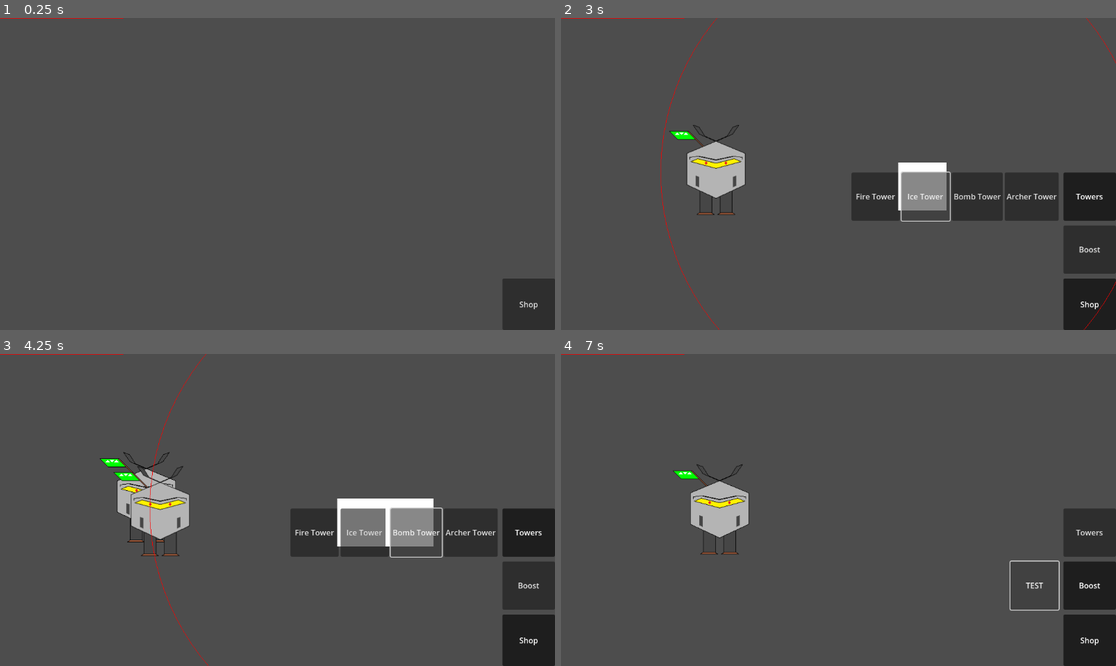
Above: before the commit, frames 1-4 (two rows, left to right).
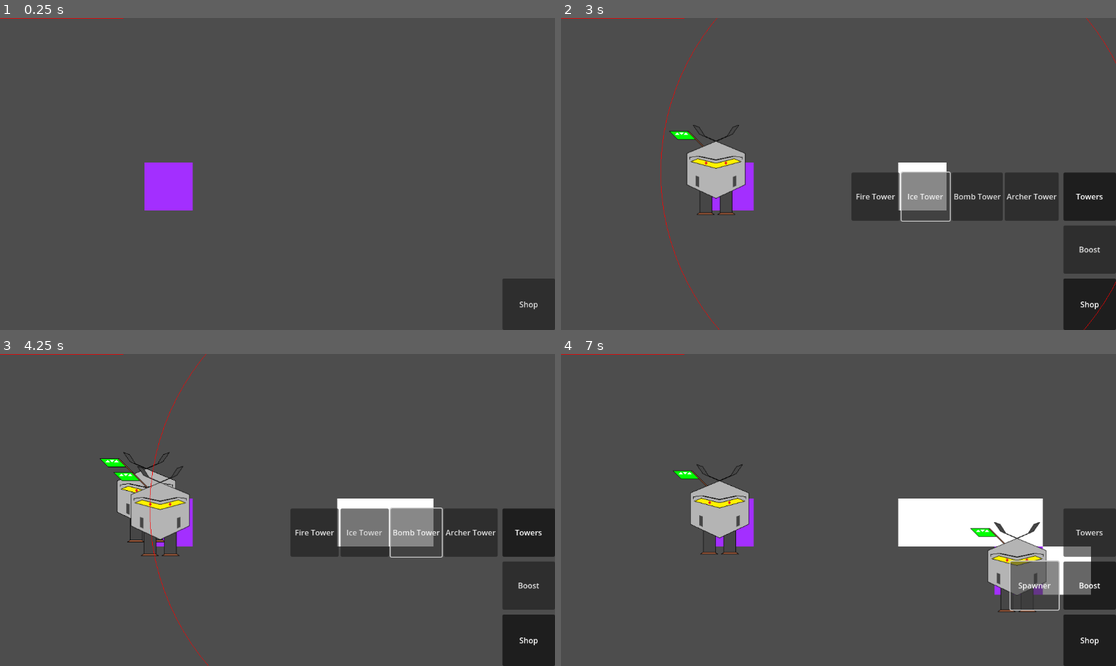
Above: after the commit, the same moments.

Repository: m-conti/melonjam2023
Game: Godot game, scene res://map.tscn
The game is run twice, just before and just after one commit, with the same random seed, the same clock (stepped at 60 frames per second) and the same inputs.
Inputs (mouse positions are in pixels of both pictures, inside the frame that each line leads up to):
- Up to frame 1 (0.25 s): no input
- Up to frame 2 (3 s): click "Shop" at 0.5 s; click "Towers" at 1.25 s; click "Fire Tower" at 2 s; click "Ice Tower" at 2.75 s
- Up to frame 3 (4.25 s): click "Bomb Tower" at 3.5 s
- Up to frame 4 (7 s): click "Archer Tower" at 4.25 s; click "Boost" at 5 s; click (1032, 584) at 5.75 s, where only the run before the commit has a clickable "TEST"; click (1032, 584) at 6.5 s, where only the run after the commit has a clickable "Spawner"

The runs differ from the first frame. In frame 1, 1.3% of the frame differs, in the area x 26-35%, y 46-62%; in frame 2, 0.5%; in frame 3, 0.4%; in frame 4, 7.0%, in the area x 27-96%, y 46-83%.

Commit message:
fix find_parent("Map") add spawner placement

Diff:
--- a/Enemies/Enemy.gd
+++ b/Enemies/Enemy.gd
@@ -7,7 +7,7 @@
 
 @export var fly: bool = false
 
-@onready var map: Map = find_parent("Map")
+@onready var map: Map = get_parent()
 var path_idx: int = 0
 var path: PackedVector2Array = PackedVector2Array()
 
--- a/Enemies/Spawner.tscn
+++ /dev/null
@@ -1,11 +0,0 @@
-[gd_scene load_steps=3 format=3 uid="uid://pwltt60ecspc"]
-
-[ext_resource type="Script" path="res://Enemies/Spawner.gd" id="1_6oa2b"]
-[ext_resource type="PackedScene" uid="uid://tjxq8at77e7b" path="res://Enemies/Enemies/Zombie.tscn" id="2_p7l6v"]
-
-[node name="Spawner" type="Node2D"]
-script = ExtResource("1_6oa2b")
-enemy = ExtResource("2_p7l6v")
-
-[node name="Timer" type="Timer" parent="."]
-autostart = true
--- a/Enemies/Spawner.gd
+++ b/Entities/Spawner.gd
@@ -3,14 +3,13 @@
 
 @export var cooldown: float = 2. # in second
 @export var enemy: PackedScene
-@onready var map: Map = find_parent("Map")
 
 
 func spawn():
 	var new_enemy: Enemy = enemy.instantiate()
 	new_enemy.init(PackedVector2Array([Vector2(1, 1), Vector2(1, 5), Vector2(5, 5), Vector2(5, 1)]))
 
-	map.add_child(new_enemy)
+	get_parent().add_child(new_enemy)
 	new_enemy.position = position
 
 
--- /dev/null
+++ b/Entities/Spawner.tscn
@@ -0,0 +1,22 @@
+[gd_scene load_steps=5 format=3 uid="uid://pwltt60ecspc"]
+
+[ext_resource type="Script" path="res://Entities/Spawner.gd" id="1_6oa2b"]
+[ext_resource type="PackedScene" uid="uid://tjxq8at77e7b" path="res://Enemies/Enemies/Zombie.tscn" id="2_p7l6v"]
+
+[sub_resource type="Gradient" id="Gradient_chxqw"]
+colors = PackedColorArray(0.643137, 0.188235, 1, 1, 0.643137, 0.188235, 1, 1)
+
+[sub_resource type="GradientTexture1D" id="GradientTexture1D_ipmqn"]
+gradient = SubResource("Gradient_chxqw")
+width = 1
+
+[node name="Spawner" type="Node2D"]
+script = ExtResource("1_6oa2b")
+enemy = ExtResource("2_p7l6v")
+
+[node name="Timer" type="Timer" parent="."]
+autostart = true
+
+[node name="Sprite2D" type="Sprite2D" parent="."]
+scale = Vector2(100, 100)
+texture = SubResource("GradientTexture1D_ipmqn")
--- a/Entities/Tower.gd
+++ b/Entities/Tower.gd
@@ -5,7 +5,7 @@
 @export var attack_cooldown: float = 1.0
 @onready var timer: Timer = $Timer
 @export var attacking_type: EAttackingType
-@onready var map: Map = find_parent("Map")
+@onready var map: Map = get_parent().map
 @export var price: int = 100
 
 
@@ -82,7 +82,6 @@
 	if not can_be_placed(pos):
 		return
 
-	modulate = Color.WHITE
 	map.grid[pos.x][pos.y] = self
 	has_been_placed.emit(pos)
 	timer.start(attack_cooldown)
--- a/HUD/Buttons/MenuBar.gd
+++ b/HUD/Buttons/MenuBar.gd
@@ -13,7 +13,7 @@
 
 
 func _on_toggled(button_pressed):
-	get_node("BoxContainer").visible = button_pressed
+	$BoxContainer.visible = button_pressed
 
 
 func _on_button_pressed():
--- /dev/null
+++ b/HUD/Buttons/PlaceOnMap.gd
@@ -0,0 +1,52 @@
+extends Button
+class_name PlaceOnMap
+
+@export var instance: PackedScene
+var ghost: Node2D = null
+@onready var map: Map = $"../../../../../.."
+
+
+func _on_pressed():
+	ghost = instance.instantiate()
+	ghost.modulate = Color(Color.WHITE, 0.5)
+
+	add_child(ghost)
+
+
+func _process(delta_time):
+	if ghost == null:
+		return
+
+	var mouse_pos: Vector2i = map.tilemap.local_to_map(get_viewport().get_mouse_position())
+
+	if not can_be_placed(mouse_pos):
+		ghost.visible = false
+		return
+
+	ghost.visible = true
+	ghost.global_position = map.tilemap.map_to_local(mouse_pos)
+	queue_redraw()
+
+
+func _input(event):
+	if ghost == null:
+		return
+
+	if event is InputEventMouseButton:
+		if event.button_index == MOUSE_BUTTON_LEFT:
+			place_on_map(map.tilemap.local_to_map(event.position))
+			ghost = null
+
+		elif event.button_index == MOUSE_BUTTON_RIGHT:
+			ghost.queue_free()
+			ghost = null
+
+		queue_redraw()
+
+
+func can_be_placed(pos: Vector2i) -> bool:
+	return false
+
+
+func place_on_map(pos: Vector2i):
+	pass
--- a/HUD/Buttons/ShopButton.gd
+++ /dev/null
@@ -1,54 +0,0 @@
-class_name ShopButton
-extends Button
-
-
-@export var tower_instance: PackedScene
-var ghost_tower: Tower = null
-@onready var map: Map = find_parent("Map")
-
-
-func _on_pressed():
-	var new_tower: Tower = tower_instance.instantiate()
-
-	new_tower.modulate = Color(Color.WHITE, 0.5)
-
-	ghost_tower = new_tower
-	add_child(new_tower)
-
-
-func _process(delta_time):
-	if ghost_tower == null:
-		return
-
-	var mouse_pos: Vector2i = map.tilemap.local_to_map(get_viewport().get_mouse_position())
-
-	if not ghost_tower.can_be_placed(mouse_pos):
-		ghost_tower.visible = false
-		return
-
-	ghost_tower.visible = true
-	ghost_tower.global_position = map.tilemap.map_to_local(mouse_pos)
-	queue_redraw()
-
-
-func _input(event):
-	if ghost_tower == null:
-		return
-
-	if event is InputEventMouseButton:
-		if event.button_index == MOUSE_BUTTON_LEFT:
-			ghost_tower.place_tower(map.tilemap.local_to_map(event.position))
-			ghost_tower = null
-
-		elif event.button_index == MOUSE_BUTTON_RIGHT:
-			ghost_tower.queue_free()
-			ghost_tower = null
-
-		queue_redraw()
-
-
-func _draw():
-	if ghost_tower == null:
-		return
-
-	draw_arc(ghost_tower.position, ghost_tower.get_node("Area2D/CollisionShape2D").shape.radius, 0., TAU, 100, Color.RED)
--- /dev/null
+++ b/HUD/Buttons/SpawnerButton.gd
@@ -0,0 +1,11 @@
+extends PlaceOnMap
+class_name SpawnerButton
+
+
+func can_be_placed(pos: Vector2i) -> bool:
+	return map.is_in_grid(pos) and map.grid[pos.x][pos.y] == null
+
+
+func place_on_map(pos: Vector2i):
+	ghost.modulate = Color.WHITE
+	map.add_at_pos(ghost, pos)
--- /dev/null
+++ b/HUD/Buttons/TowerButton.gd
@@ -0,0 +1,19 @@
+extends PlaceOnMap
+class_name TowerButton
+
+
+func can_be_placed(pos: Vector2i) -> bool:
+	return ghost.can_be_placed(pos)
+
+
+func place_on_map(pos: Vector2i):
+	ghost.modulate = Color.WHITE
+	ghost.place_tower(pos)
+	ghost.reparent(map)
+
+
+func _draw():
+	if ghost == null:
+		return
+
+	draw_arc(ghost.position, ghost.get_node("Area2D/CollisionShape2D").shape.radius, 0., TAU, 100, Color.RED)
--- a/HUD/HUD.tscn
+++ b/HUD/HUD.tscn
@@ -1,12 +1,14 @@
-[gd_scene load_steps=14 format=3 uid="uid://dr5tn4o0pbc0o"]
+[gd_scene load_steps=16 format=3 uid="uid://dr5tn4o0pbc0o"]
 
-[ext_resource type="Script" path="res://HUD/Buttons/ShopButton.gd" id="1_4tfwb"]
 [ext_resource type="Script" path="res://HUD/Buttons/MenuBar.gd" id="1_vcj4m"]
 [ext_resource type="ButtonGroup" uid="uid://pevhaqpsd8fq" path="res://HUD/Buttons/SubShop.tres" id="2_2hxj8"]
+[ext_resource type="Script" path="res://HUD/Buttons/TowerButton.gd" id="3_yfwwx"]
 [ext_resource type="PackedScene" uid="uid://cnkovvaqbfwqo" path="res://Towers/FireTower.tscn" id="4_n7tev"]
 [ext_resource type="PackedScene" uid="uid://cuhygbww0otik" path="res://Towers/IceTower.tscn" id="5_tdlmk"]
 [ext_resource type="PackedScene" uid="uid://cgiry6ketavbj" path="res://Towers/BombTower.tscn" id="6_158jl"]
 [ext_resource type="PackedScene" uid="uid://7pnedj7wsgrh" path="res://Towers/ArcherTower.tscn" id="7_pdln5"]
+[ext_resource type="Script" path="res://HUD/Buttons/SpawnerButton.gd" id="8_ok5js"]
+[ext_resource type="PackedScene" uid="uid://pwltt60ecspc" path="res://Entities/Spawner.tscn" id="9_f0wej"]
 
 [sub_resource type="Gradient" id="Gradient_0lmct"]
 colors = PackedColorArray(1, 1, 1, 1, 1, 1, 1, 1)
@@ -73,32 +75,32 @@
 layout_mode = 2
 size_flags_vertical = 3
 text = "Fire Tower"
-script = ExtResource("1_4tfwb")
-tower_instance = ExtResource("4_n7tev")
+script = ExtResource("3_yfwwx")
+instance = ExtResource("4_n7tev")
 
 [node name="Ice Tower" type="Button" parent="Shop/BoxContainer/Towers/BoxContainer"]
 custom_minimum_size = Vector2(100, 2.08165e-12)
 layout_mode = 2
 size_flags_vertical = 3
 text = "Ice Tower"
-script = ExtResource("1_4tfwb")
-tower_instance = ExtResource("5_tdlmk")
+script = ExtResource("3_yfwwx")
+instance = ExtResource("5_tdlmk")
 
 [node name="Bomb Tower" type="Button" parent="Shop/BoxContainer/Towers/BoxContainer"]
 custom_minimum_size = Vector2(100, 2.08165e-12)
 layout_mode = 2
 size_flags_vertical = 3
 text = "Bomb Tower"
-script = ExtResource("1_4tfwb")
-tower_instance = ExtResource("6_158jl")
+script = ExtResource("3_yfwwx")
+instance = ExtResource("6_158jl")
 
 [node name="Archer Tower" type="Button" parent="Shop/BoxContainer/Towers/BoxContainer"]
 custom_minimum_size = Vector2(100, 2.08165e-12)
 layout_mode = 2
 size_flags_vertical = 3
 text = "Archer Tower"
-script = ExtResource("1_4tfwb")
-tower_instance = ExtResource("7_pdln5")
+script = ExtResource("3_yfwwx")
+instance = ExtResource("7_pdln5")
 
 [node name="Boost" type="Button" parent="Shop/BoxContainer"]
 custom_minimum_size = Vector2(2.08165e-12, 100)
@@ -117,12 +119,13 @@
 offset_right = -10.0
 grow_horizontal = 0
 
-[node name="Button" type="Button" parent="Shop/BoxContainer/Boost/BoxContainer"]
+[node name="Spawner" type="Button" parent="Shop/BoxContainer/Boost/BoxContainer"]
 custom_minimum_size = Vector2(100, 2.08165e-12)
 layout_mode = 2
 size_flags_vertical = 3
-text = "TEST"
-script = ExtResource("1_4tfwb")
+text = "Spawner"
+script = ExtResource("8_ok5js")
+instance = ExtResource("9_f0wej")
 
 [node name="TextureProgressBar" type="TextureProgressBar" parent="."]
 offset_right = 494.0
@@ -138,3 +141,4 @@
 [connection signal="pressed" from="Shop/BoxContainer/Towers/BoxContainer/Bomb Tower" to="Shop/BoxContainer/Towers/BoxContainer/Bomb Tower" method="_on_pressed"]
 [connection signal="pressed" from="Shop/BoxContainer/Towers/BoxContainer/Archer Tower" to="Shop/BoxContainer/Towers/BoxContainer/Archer Tower" method="_on_pressed"]
 [connection signal="toggled" from="Shop/BoxContainer/Boost" to="Shop/BoxContainer/Boost" method="_on_toggled"]
+[connection signal="pressed" from="Shop/BoxContainer/Boost/BoxContainer/Spawner" to="Shop/BoxContainer/Boost/BoxContainer/Spawner" method="_on_pressed"]
--- a/Map.gd
+++ b/Map.gd
@@ -24,7 +24,7 @@
 
 
 func _ready():
-	var spawner: Spawner = load("res://Enemies/Spawner.tscn").instantiate()
+	var spawner: Spawner = load("res://Entities/Spawner.tscn").instantiate()
 	add_at_pos(spawner, Vector2i(3, 3))
 
 
@@ -41,5 +41,10 @@
 		return
 
 	grid[pos.x][pos.y] = object
-	add_child(object)
+
+	if object.get_parent() == null:
+		add_child(object)
+	else:
+		object.reparent(self)
+
 	object.position = tilemap.map_to_local(pos)
--- /dev/null
+++ b/Powers/PlaceSpawner.tscn
@@ -0,0 +1,3 @@
+[gd_scene format=3 uid="uid://cu37fjrgfh2e1"]
+
+[node name="PlaceSpawner" type="Node2D"]
